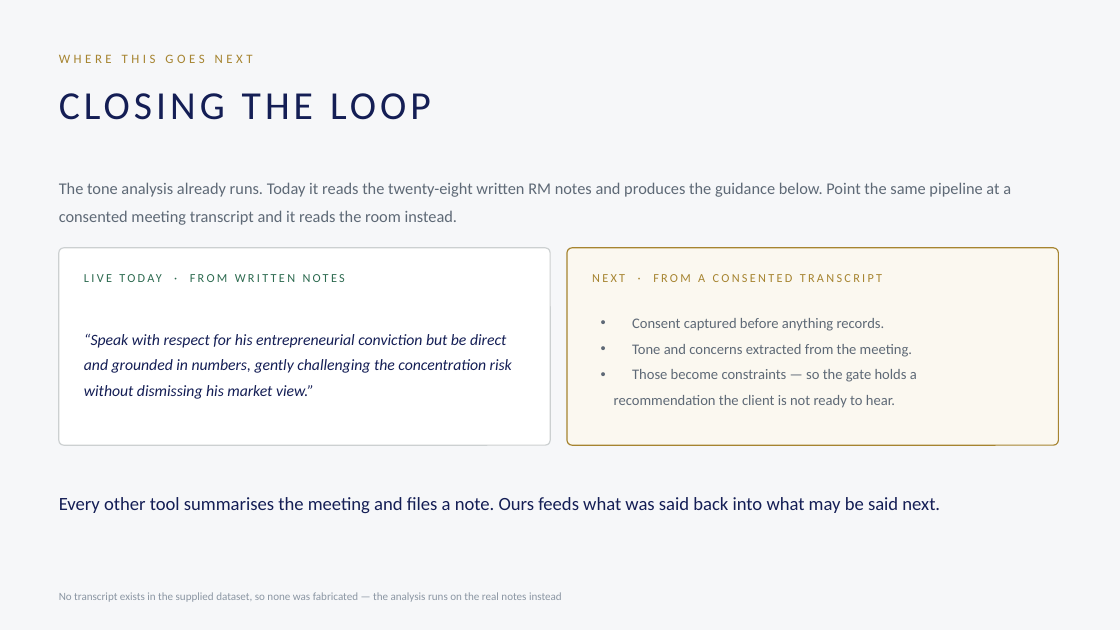
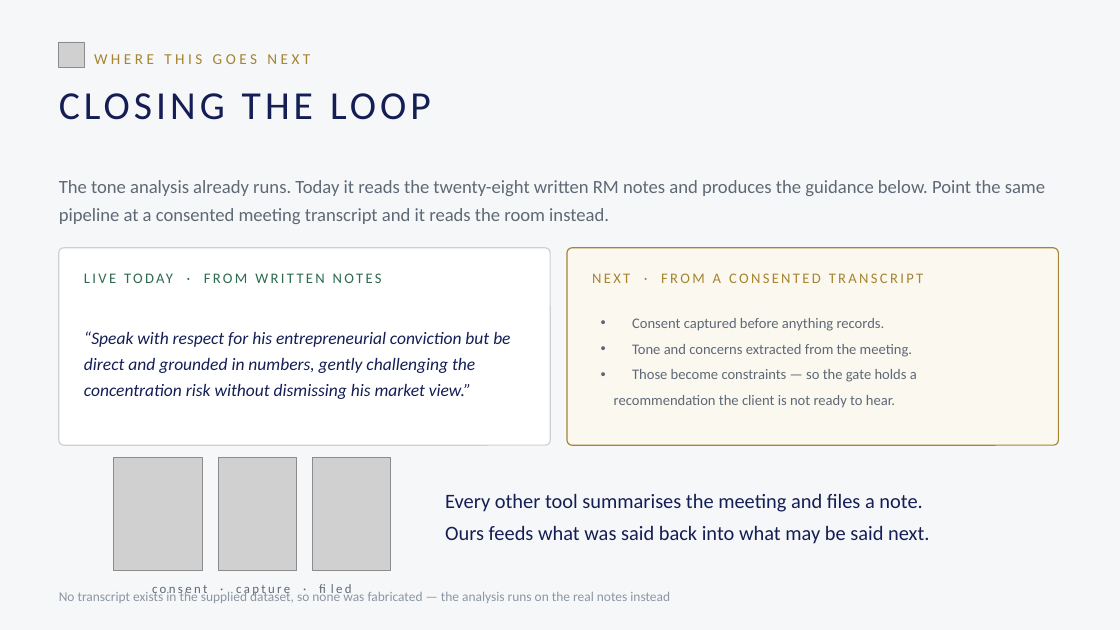
Before and after one commit to jvvinoth/Foresight-RM, a slide deck: slide 11 of docs/Foresight-RM-Pitch.pptx (slide 10 before the commit). Drawn at 1120x630 pixels with LibreOffice and Linux fonts; fonts in the diff are those of the drawing; grey boxes stand for pictures. Boxes give left, top, right and bottom in pixels: in the first picture for what was removed or moved away, otherwise in the second. Text is boxed around its words. In the diff, an @@ line names an element or a change of style, - is before the commit and + after.

```diff
--- a/docs/Foresight-RM-Pitch.pptx
+++ b/docs/Foresight-RM-Pitch.pptx
@@ picture added at box(59, 42, 84, 67) @@
@@ text "WHERE THIS GOES NEXT": place and size @@
-text "WHERE THIS GOES NEXT" at box(59, 54, 253, 63)
+text "WHERE THIS GOES NEXT" at box(94, 54, 310, 64)
@@ text "WHERE THIS GOES NEXT" at box(94, 54, 310, 64): size 11 to 13 pt @@
@@ text "The tone analysis already runs. ..." at box(59, 180, 1045, 224): size 14 to 16 pt @@
@@ text "LIVE TODAY · FROM WRITTEN ..." at box(84, 265, 529, 290): size 10.5 to 12.5 pt @@
@@ text "NEXT · FROM A CONSENTED ..." at box(592, 273, 923, 283): size 10.5 to 12.5 pt @@
@@ text "“Speak with respect for his ..." at box(84, 331, 510, 399): size 13.5 to 15 pt @@
@@ picture added at box(113, 458, 202, 571) @@
@@ picture added at box(218, 458, 297, 571) @@
@@ picture added at box(313, 458, 391, 571) @@
@@ text at box(445, 494, 929, 544): text changed; size 16 to 17.5 pt @@
-Every other tool summarises the meeting and files a note. Ours feeds what was said back into what may be said next.
+Every other tool summarises the meeting and files a note.
+Ours feeds what was said back into what may be said next.
@@ text "No transcript exists in the ..." at box(59, 590, 670, 603): size 9.5 to 11.5 pt @@
@@ text added at box(113, 576, 391, 601), 11 pt, text #5E6976 @@
+consent · capture · filed
```
Also in this commit, not shown: 10 other slides changed, 1 slide added, 44 other files.
